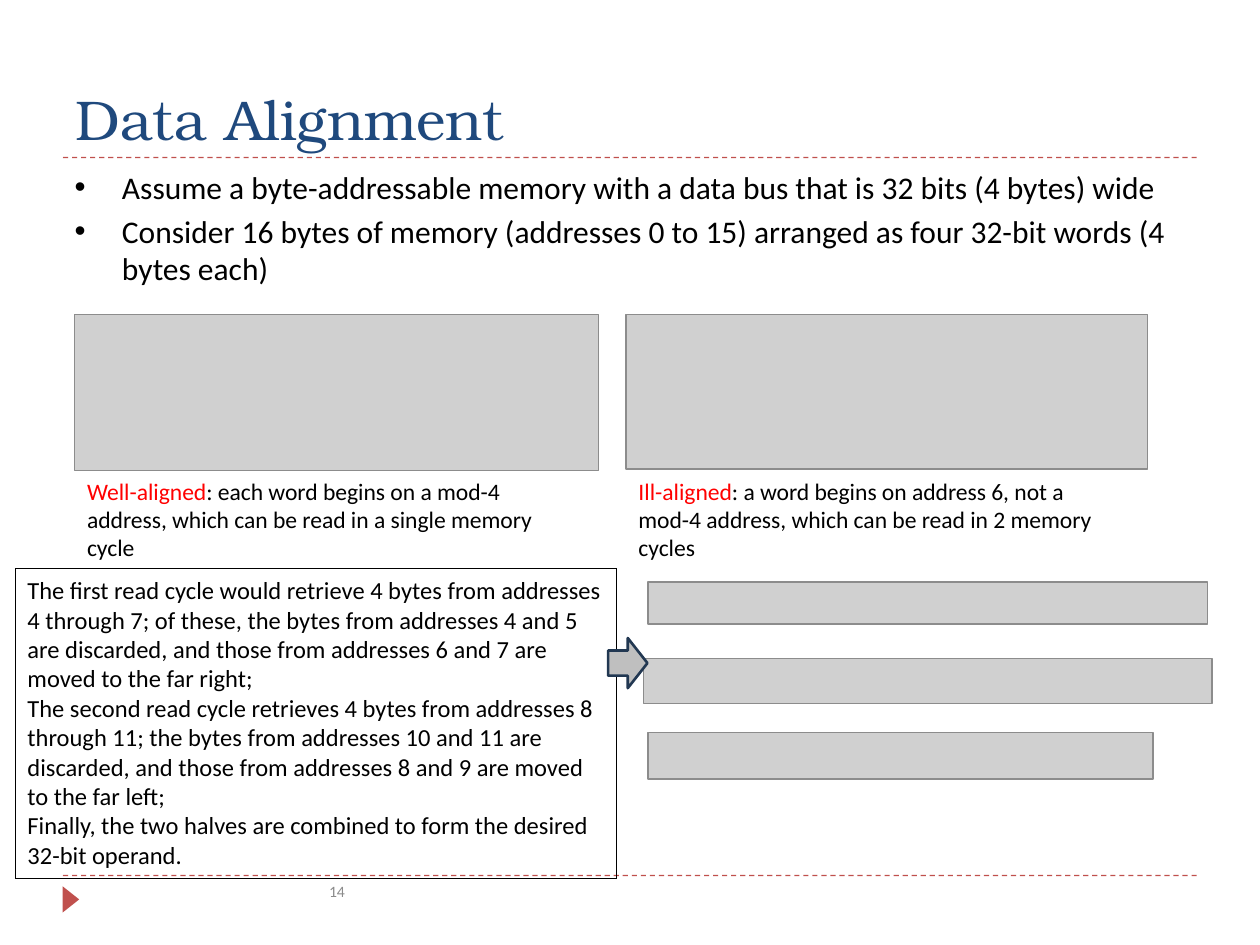
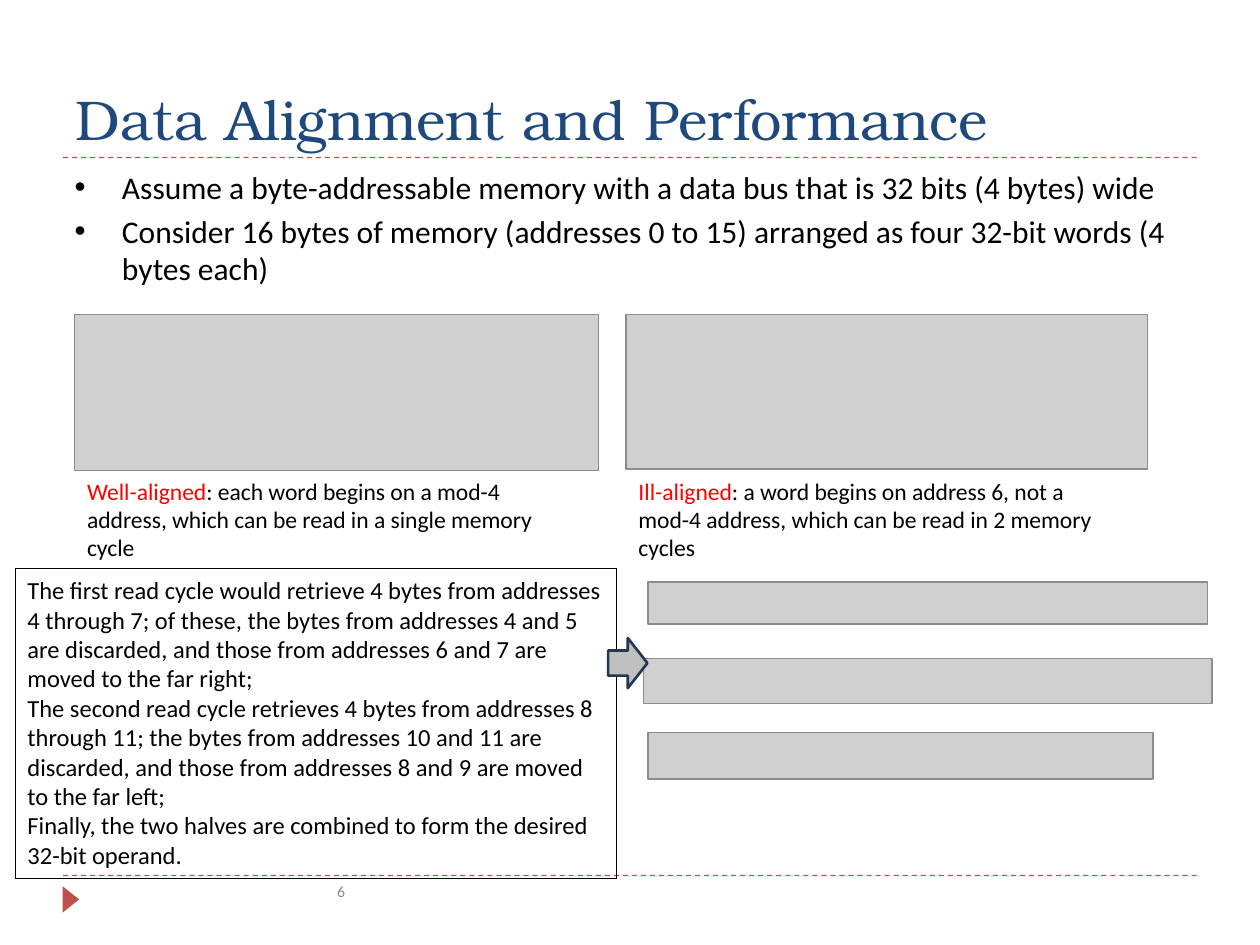
Before and after one commit to guhofstra/CSC111Sp26, a slide deck: slide 6 of PPTs/Ch5_ARM_Load_Store.pptx (slide 14 before the commit). Drawn at 1260x945 pixels with LibreOffice and Linux fonts; fonts in the diff are those of the drawing; grey boxes stand for pictures. Boxes give left, top, right and bottom in pixels: in the first picture for what was removed or moved away, otherwise in the second. Text is boxed around its words. In the diff, an @@ line names an element or a change of style, - is before the commit and + after.

```diff
--- a/PPTs/Ch5_ARM_Load_Store.pptx
+++ b/PPTs/Ch5_ARM_Load_Store.pptx
@@ title at [75,99,988,153]: text changed @@
-Data Alignment
+Data Alignment and Performance
@@ page number at [337,886,345,897]: text changed @@
-14
+6
```
Also in this commit, not shown: 10 other slides changed, 1 other file.
